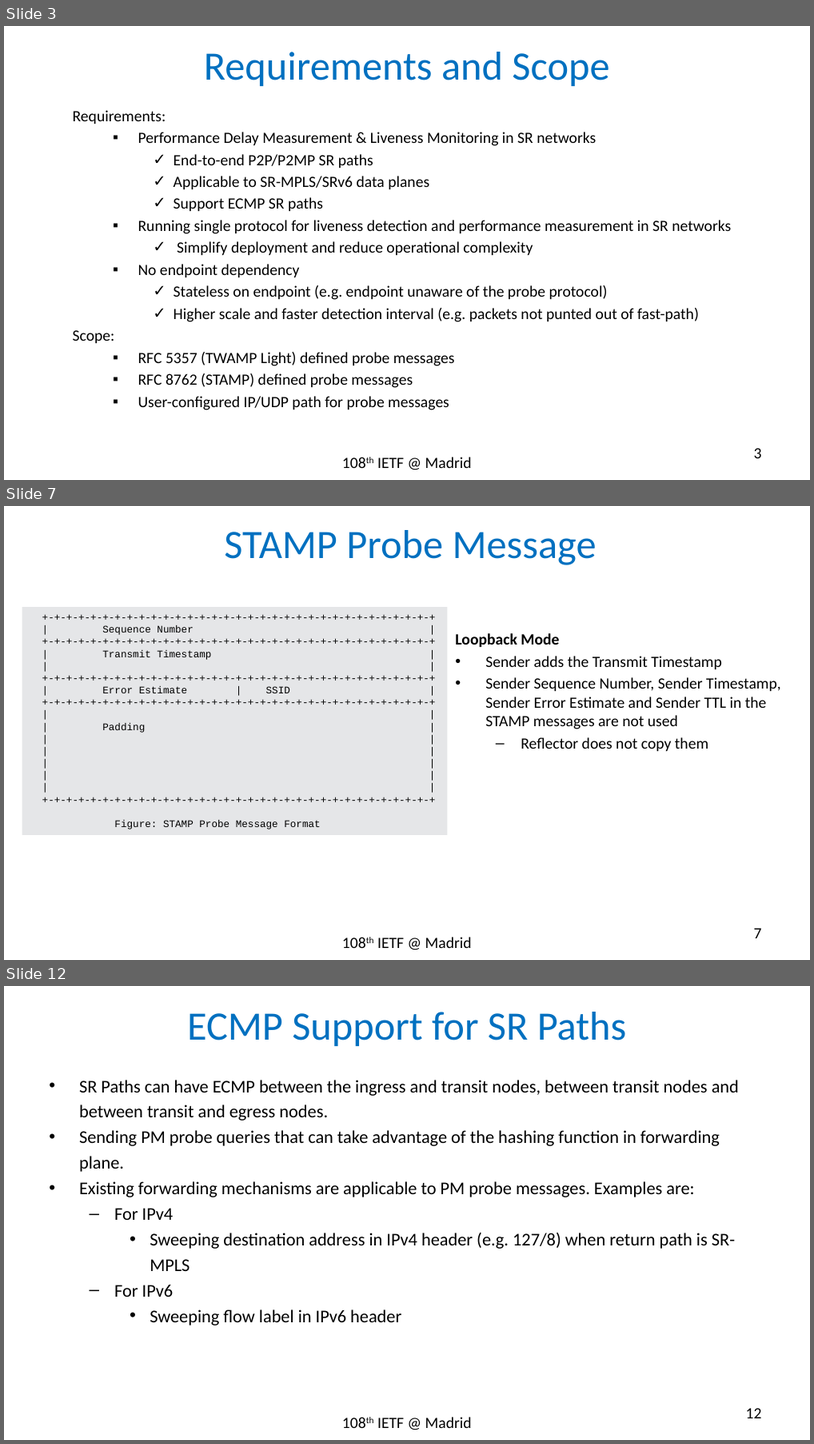
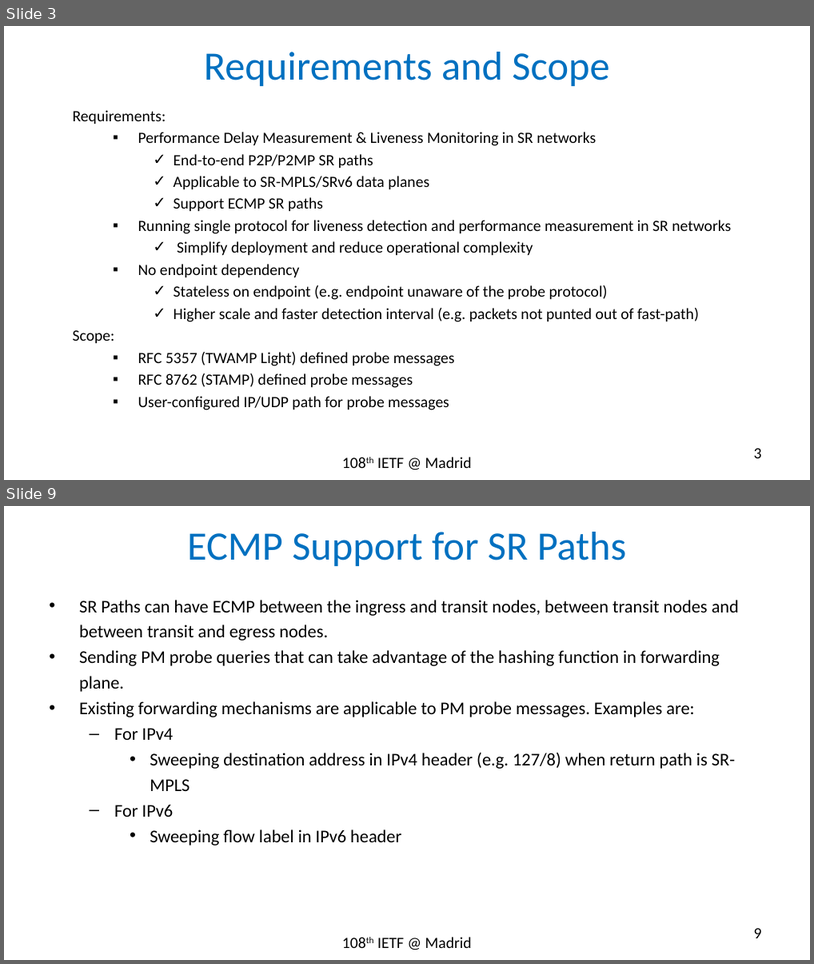
Before and after one commit to rakgandhi/ietf-slides, a slide deck: draft-gandhi-spring-sr-enhanced-plm-01.pptx. Shown one above the other, each under a label of ours: slides 3, 7 and 12 before the commit, slides 3 and 9 after it; the slides between them are not shown. The pictures are 814x1444 and 814x964 pixels, drawn with LibreOffice and Linux fonts; fonts in the diff are those of the drawing. Boxes give left, top, right and bottom in pixels: in the first picture for what was removed or moved away, otherwise in the second. Text is boxed around its words. In the diff, an @@ line names an element or a change of style, - is before the commit and + after.

```diff
--- a/draft-gandhi-spring-sr-enhanced-plm-01.pptx
+++ b/draft-gandhi-spring-sr-enhanced-plm-01.pptx
@@ slide 7 removed at (x1=4, y1=506, x2=810, y2=960), background #FFFFFF @@
@@ title removed at (x1=224, y1=530, x2=597, y2=565) @@
-STAMP Probe Message
@@ rectangle removed at (x1=22, y1=607, x2=447, y2=835) @@
-+-+-+-+-+-+-+-+-+-+-+-+-+-+-+-+-+-+-+-+-+-+-+-+-+-+-+-+-+-+-+-+-+
-| Sequence Number |
-+-+-+-+-+-+-+-+-+-+-+-+-+-+-+-+-+-+-+-+-+-+-+-+-+-+-+-+-+-+-+-+-+
-| Transmit Timestamp |
-| |
-+-+-+-+-+-+-+-+-+-+-+-+-+-+-+-+-+-+-+-+-+-+-+-+-+-+-+-+-+-+-+-+-+
-| Error Estimate | SSID |
-+-+-+-+-+-+-+-+-+-+-+-+-+-+-+-+-+-+-+-+-+-+-+-+-+-+-+-+-+-+-+-+-+
-| |
-| Padding |
-| |
-| |
-| |
-| |
-| |
-+-+-+-+-+-+-+-+-+-+-+-+-+-+-+-+-+-+-+-+-+-+-+-+-+-+-+-+-+-+-+-+-+
-Figure: STAMP Probe Message Format
@@ text removed at (x1=455, y1=633, x2=782, y2=751) @@
-Loopback Mode
-• Sender adds the Transmit Timestamp
-• Sender Sequence Number, Sender Timestamp, Sender Error Estimate and Sender TTL in the STAMP messages are not used
-  – Reflector does not copy them
@@ text removed at (x1=378, y1=936, x2=472, y2=948) @@
-108th IETF @ Madrid
@@ page number removed at (x1=754, y1=928, x2=762, y2=938) @@
-7
@@ what was slide 12 is now slide 9 @@
@@ page number at (x1=754, y1=928, x2=762, y2=938): text changed @@
-12
+9
```
Also in this commit, not shown: 5 slides changed, 5 other slides removed, 1 other file.
